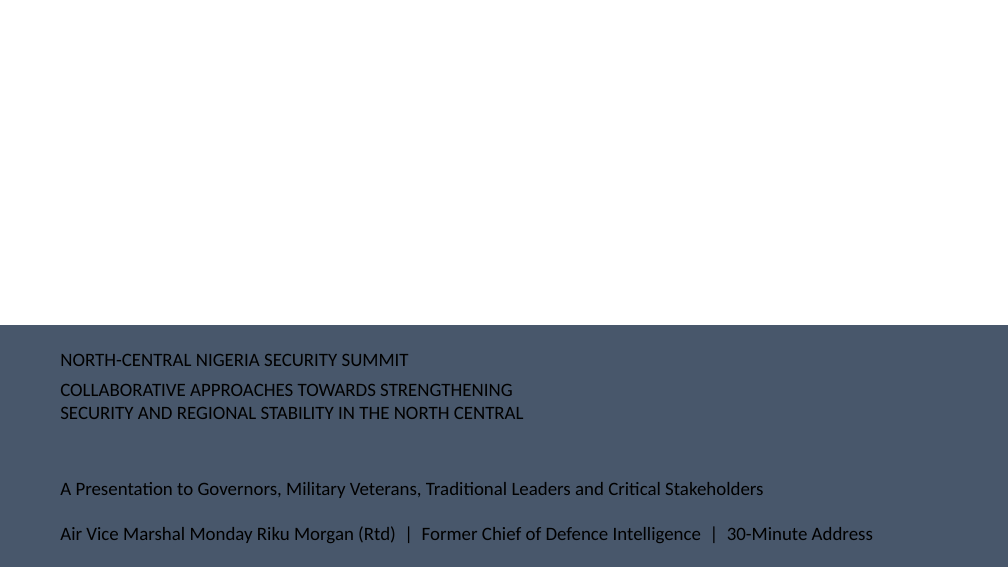
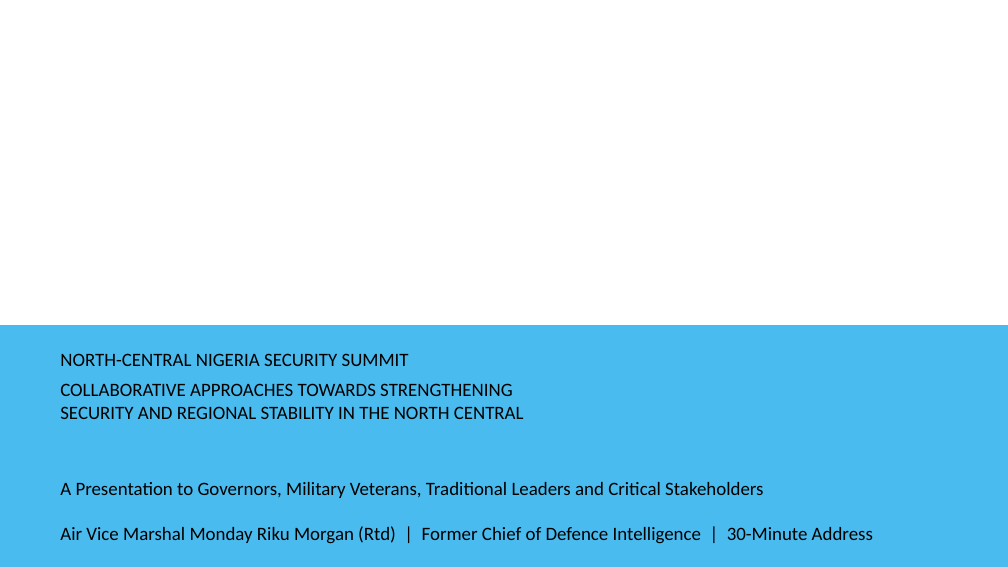
Before and after one commit to TOMDEGGS/BETONIQ-WEST-, a slide deck: slide 1 of avm_morgan_docs/AVM_MORGAN_COLLABORATIVE_SECURITY_STABILITY_NORTH_CENTRAL_30MIN.pptx. Drawn at 1008x567 pixels with LibreOffice and Linux fonts; fonts in the diff are those of the drawing; background and template pictures are left out. Boxes give left, top, right and bottom in pixels: in the first picture for what was removed or moved away, otherwise in the second. Text is boxed around its words. In the diff, an @@ line names an element or a change of style, - is before the commit and + after.

Commit message:
Brighten theme: dark navy panels to vivid sky-blue with white text, plus subtle military-tech radar/grid background on every slide

```diff
--- a/avm_morgan_docs/AVM_MORGAN_COLLABORATIVE_SECURITY_STABILITY_NORTH_CENTRAL_30MIN.pptx
+++ b/avm_morgan_docs/AVM_MORGAN_COLLABORATIVE_SECURITY_STABILITY_NORTH_CENTRAL_30MIN.pptx
@@ rectangle at (0,325,1008,567): fill #0B1F3A at 75% opacity to #0EA5E9 at 75% opacity @@
```
Also in this commit, not shown: 27 other slides changed.
